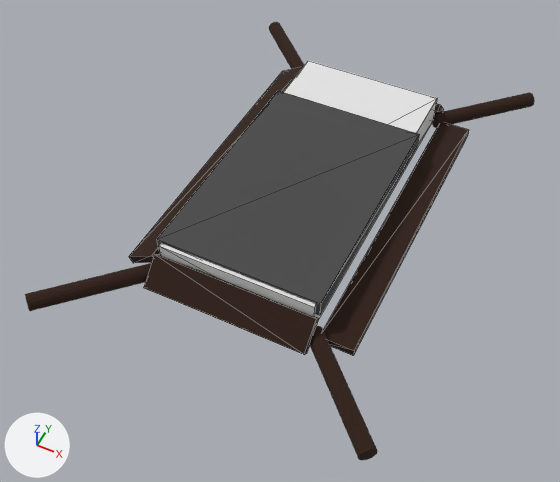
An edit to the glTF model assets/models/bed/BrokenBed.glb, drawn before and after from the same camera.
Both versions are drawn from a 50 mm lens placed at (1.4, -3.23, 3.49), pointed at (-0.03, -0.35, -0.11). The axes (+X, +Y, +Z) are drawn at lower left. The lights are the same throughout. Mesh edges are drawn as thin lines on the coarser meshes. Where no turn or scale is listed for an object, it has been applied to the vertices.
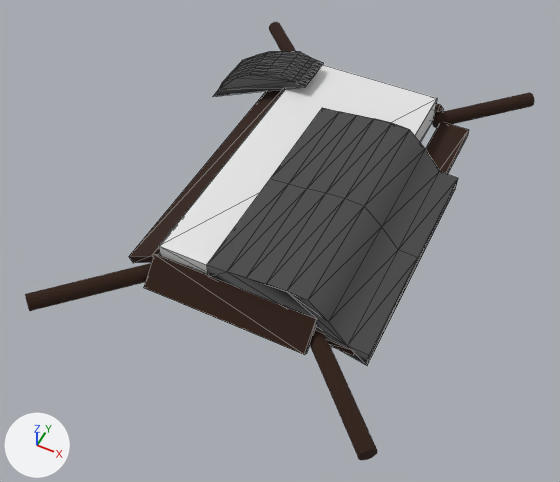
Where the change shows, as pixel boxes [x1, y1, x2, y2] in the pictures (560 x 482 px):
'Cube.006', added
    after: [207, 108, 458, 365]
'Cube', deleted
    before: [157, 91, 419, 315]
'Cube.007', added
    after: [213, 51, 324, 96]
'Cube.002', unchanged, covered by the edit
    before: [323, 123, 469, 356]
    after: [328, 123, 469, 356]

The change in detail:
Mesh me_cube_007 is new.
It has 89 vertices, 160 faces and spans x -0.369..0.361, y -0.15..0.15, z -0.155..0.21.
It uses material mat_material_002 (dark grey #4b4b4b).
Mesh me_cube_008 is new.
It has 33 vertices, 62 faces and spans x -0.48..0.48, y -0.75..0.75, z -0.29..0.08.
It uses material mat_material_002 (dark grey #4b4b4b).
Object 'Cube' (ob_cube) is deleted.
Object 'Cube.007' (ob_cube_007) is new; it shows me_cube_007.
Its location is (-0.686, 0.75, 0.149).
Object 'Cube.006' (ob_cube_006) is new; it shows me_cube_008.
Its location is (0.328, -0.248, 0.25).
